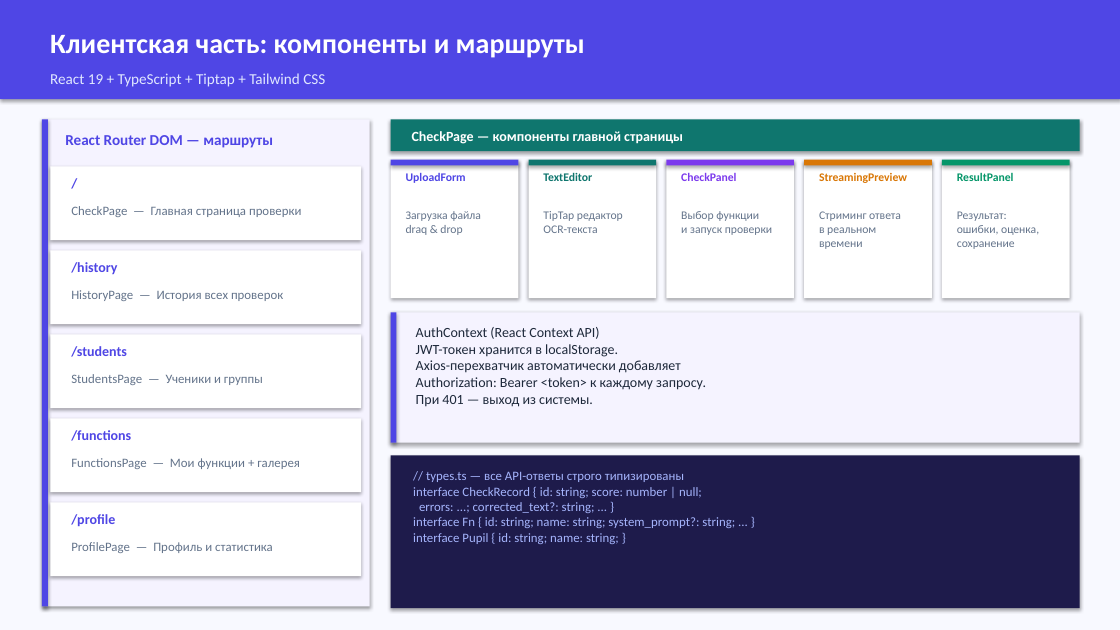
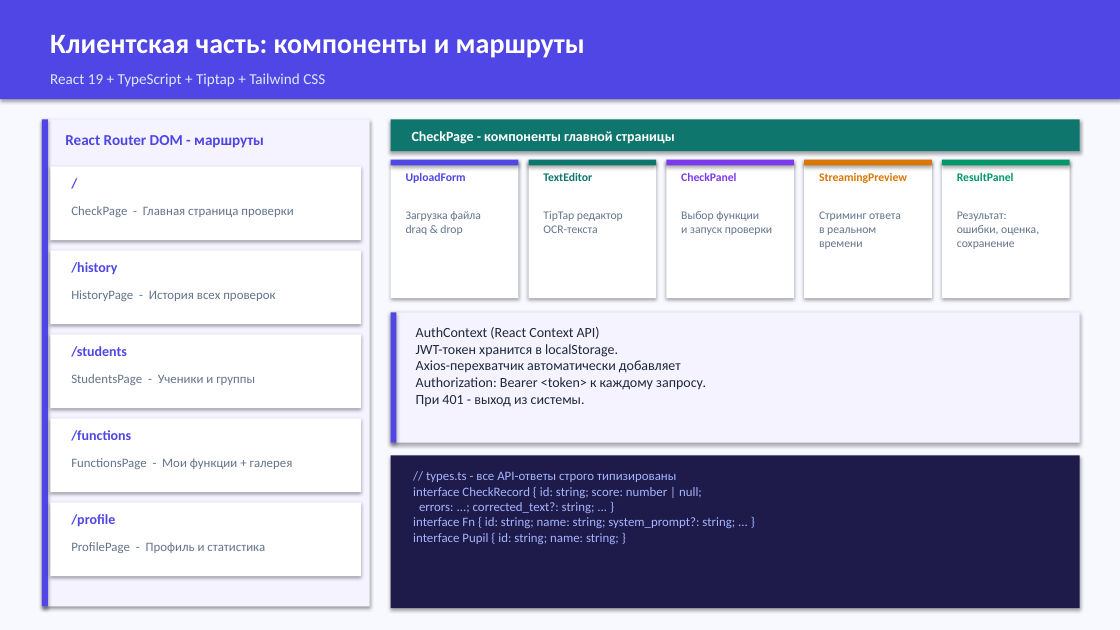
Before and after one commit to KatyaDolgova/russian-handwriting-checker, a slide deck: slide 13 of russian-handwriting-checker-new/RusYazyk_AI_v2.pptx. Drawn at 1120x630 pixels with LibreOffice and Linux fonts; fonts in the diff are those of the drawing. Boxes give left, top, right and bottom in pixels: in the first picture for what was removed or moved away, otherwise in the second. Text is boxed around its words. In the diff, an @@ line names an element or a change of style, - is before the commit and + after.

```diff
--- a/russian-handwriting-checker-new/RusYazyk_AI_v2.pptx
+++ b/russian-handwriting-checker-new/RusYazyk_AI_v2.pptx
@@ text at [65,135,264,148]: text changed @@
-React Router DOM — маршруты
+React Router DOM - маршруты
@@ text at [412,131,675,144]: text changed @@
-CheckPage — компоненты главной страницы
+CheckPage - компоненты главной страницы
@@ text at [71,206,293,217]: text changed @@
-CheckPage — Главная страница проверки
+CheckPage - Главная страница проверки
@@ text at [71,290,275,301]: text changed @@
-HistoryPage — История всех проверок
+HistoryPage - История всех проверок
@@ text at [71,374,255,385]: text changed @@
-StudentsPage — Ученики и группы
+StudentsPage - Ученики и группы
@@ text at [416,395,585,407]: text changed @@
-При 401 — выход из системы.
+При 401 - выход из системы.
@@ text at [71,458,293,469]: text changed @@
-FunctionsPage — Мои функции + галерея
+FunctionsPage - Мои функции + галерея
@@ text at [413,471,735,544]: text changed @@
-// types.ts — все API-ответы строго типизированы
-interface CheckRecord { id: string; score: number | null;
-errors: ...; corrected_text?: string; ... }
-interface Fn { id: string; name: string; system_prompt?: string; ... }
-interface Pupil { id: string; name: string; }
+// types.ts - все API-ответы строго типизированы
+interface CheckRecord { id: string; score: number | null;
+errors: ...; corrected_text?: string; ... }
+interface Fn { id: string; name: string; system_prompt?: string; ... }
+interface Pupil { id: string; name: string; }
@@ text at [71,542,265,553]: text changed @@
-ProfilePage — Профиль и статистика
+ProfilePage - Профиль и статистика
```
Also in this commit, not shown: 15 other slides changed, 8 other files.
